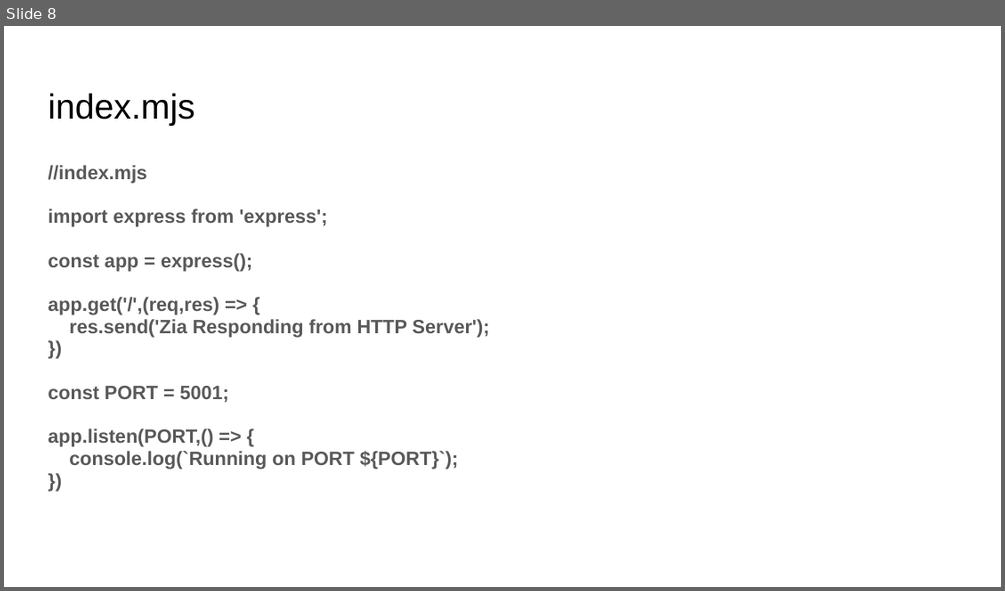
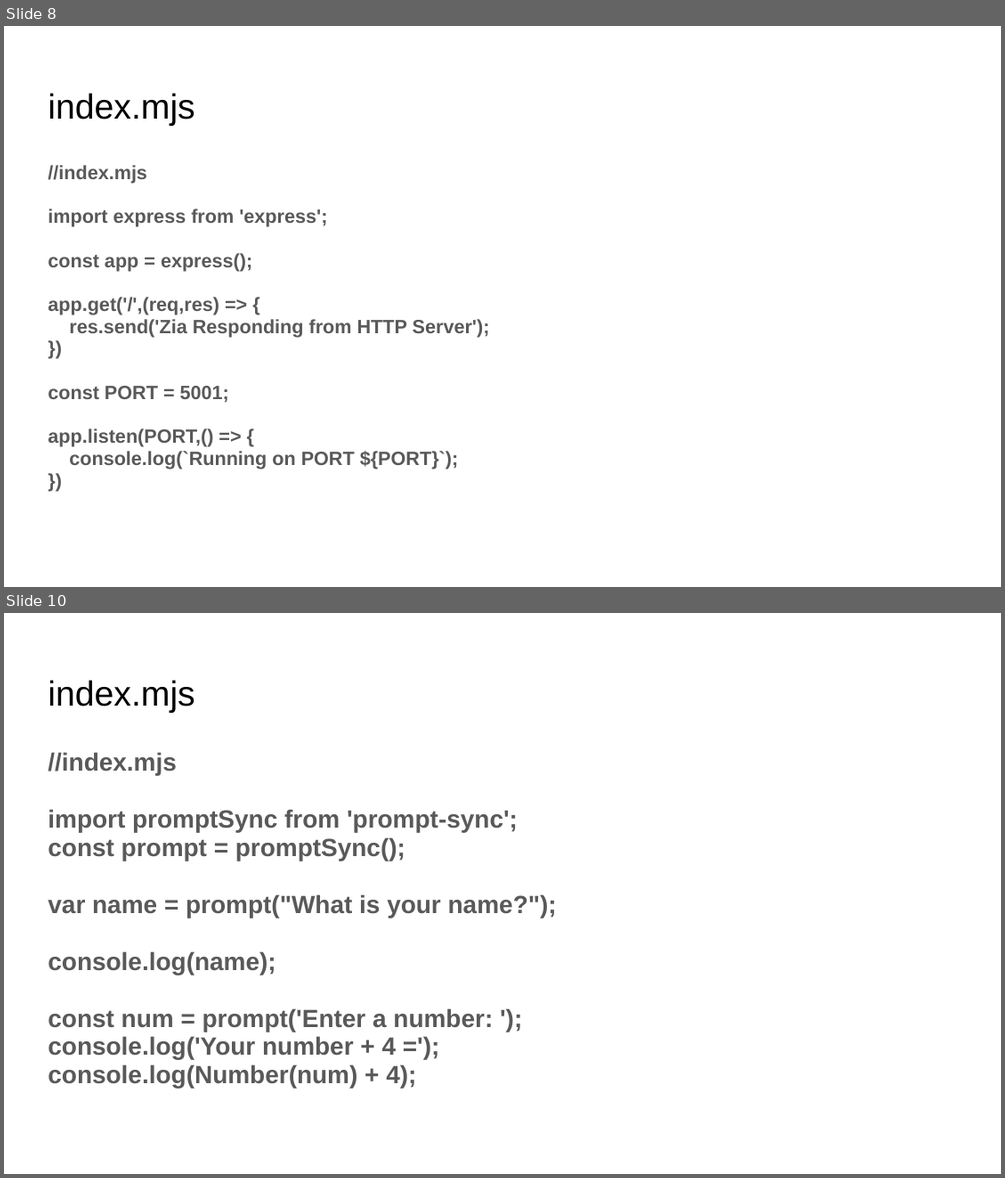
Before and after one commit to Muhammad-Ahsan-Learning-and-Goals/03-Certified-Web-3.0-and-Metaverse-Developer, a slide deck: 01 - Onsite Classes/01 - Slides/Class 03 - Node.js Intro.pptx. Shown one above the other, each under a label of ours: slide 8 before the commit, slides 8 and 10 after it; the slides between them are not shown. The pictures are 1005x591 and 1005x1178 pixels, drawn with LibreOffice and Linux fonts; fonts in the diff are those of the drawing. Boxes give left, top, right and bottom in pixels: in the first picture for what was removed or moved away, otherwise in the second. Text is boxed around its words. In the diff, an @@ line names an element or a change of style, - is before the commit and + after.

```diff
--- a/01 - Onsite Classes/01 - Slides/Class 03 - Node.js Intro.pptx
+++ b/01 - Onsite Classes/01 - Slides/Class 03 - Node.js Intro.pptx
@@ slide 10 added at box(4, 613, 1001, 1174), background #FFFFFF @@
@@ title added at box(48, 680, 194, 713), 25.2 pt, text #000000 @@
+index.mjs
@@ text added at box(48, 752, 557, 1088), 18 pt, text #595959, bold @@
+//index.mjs
+import promptSync from 'prompt-sync';
+const prompt = promptSync();
+var name = prompt("What is your name?");
+console.log(name);
+const num = prompt('Enter a number: ');
+console.log('Your number + 4 =');
+console.log(Number(num) + 4);
```
Also in this commit, not shown: 1 other slide added, 8 other files.
